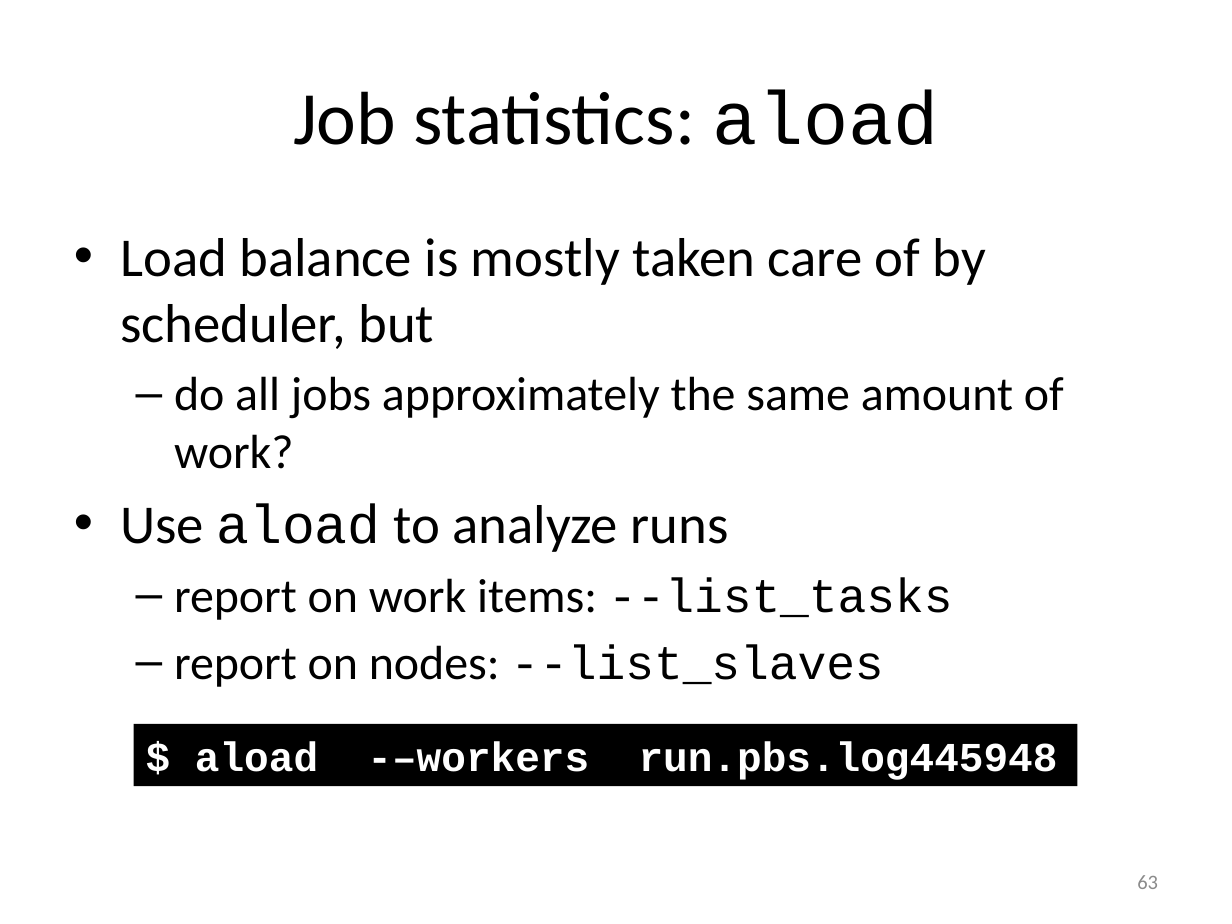
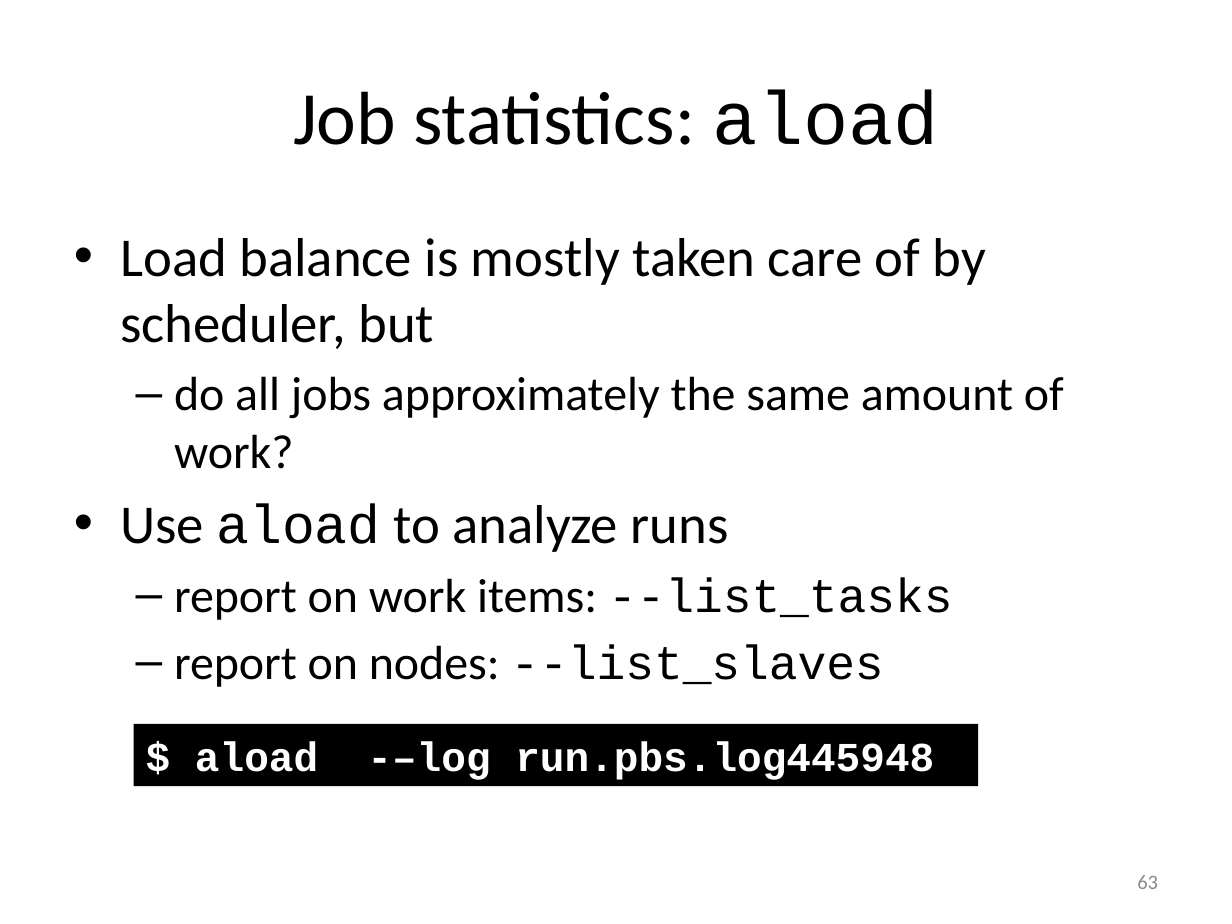
Before and after one commit to gjbex/worker-and-atools, a slide deck: slide 63 of worker_atools.pptx. Drawn at 1232x924 pixels with LibreOffice and Linux fonts; fonts in the diff are those of the drawing. Boxes give left, top, right and bottom in pixels: in the first picture for what was removed or moved away, otherwise in the second. Text is boxed around its words. In the diff, an @@ line names an element or a change of style, - is before the commit and + after.

Commit message:
Fix typos

```diff
--- a/worker_atools.pptx
+++ b/worker_atools.pptx
@@ rectangle "$ aload -–log run.pbs.log445948": place and size @@
-rectangle "$ aload -–log run.pbs.log445948" at <box>133,724,1077,786</box>
+rectangle "$ aload -–log run.pbs.log445948" at <box>133,724,977,786</box>
@@ text in rectangle at <box>195,741,934,780</box>: text changed @@
-$ aload -–workers run.pbs.log445948
+$ aload -–log run.pbs.log445948
```
Also in this commit, not shown: 2 other slides changed.
